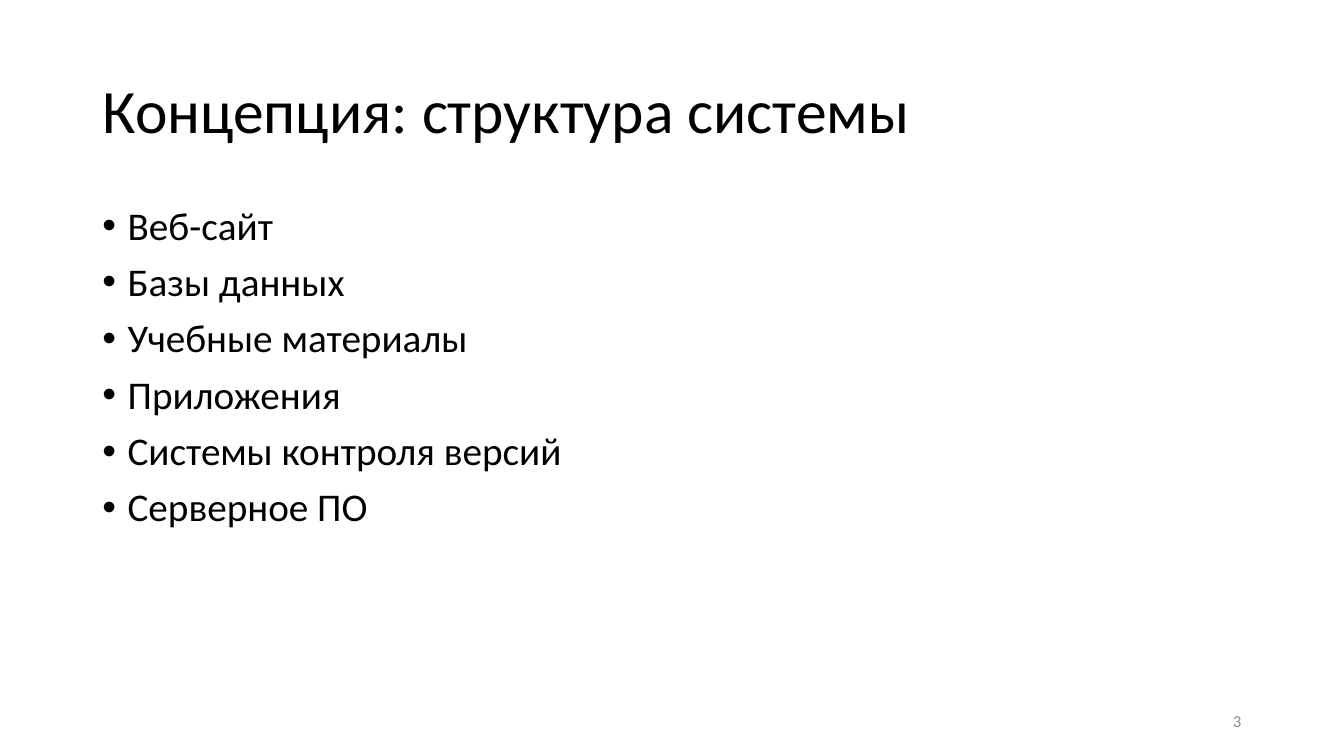
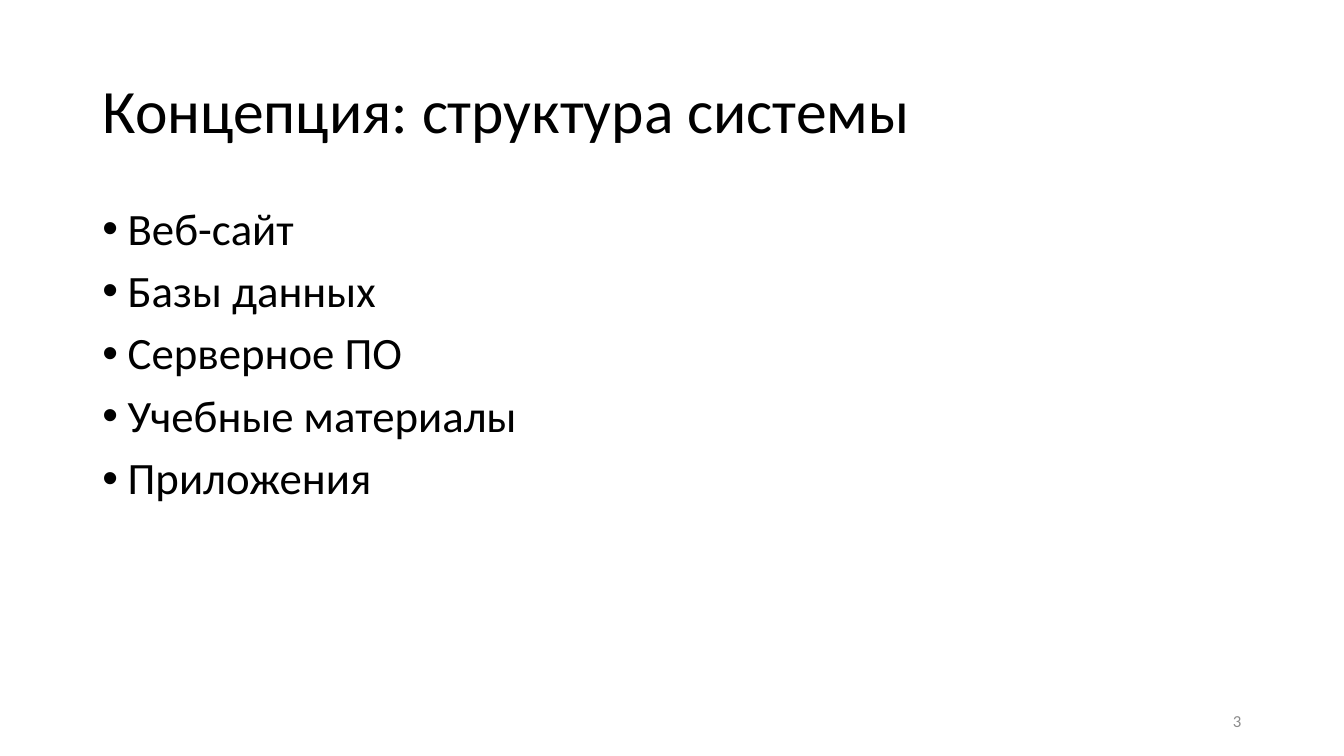
Before and after one commit to KerkDovan/GPO, a slide deck: slide 3 of Конференции/Международная научно-практическая конференция -Электронные средства и системы управления-/Выступление/Презентация.pptx. Drawn at 1344x756 pixels with LibreOffice and Linux fonts; fonts in the diff are those of the drawing. Boxes give left, top, right and bottom in pixels: in the first picture for what was removed or moved away, otherwise in the second. Text is boxed around its words. In the diff, an @@ line names an element or a change of style, - is before the commit and + after.

```diff
--- a/Конференции/Международная научно-практическая конференция -Электронные средства и системы управления-/Выступление/Презентация.pptx
+++ b/Конференции/Международная научно-практическая конференция -Электронные средства и системы управления-/Выступление/Презентация.pptx
@@ text at box(128, 214, 517, 502): size 28 to 32 pt in "Веб-сайт", "Базы данных", "Учебные материалы", "Приложения" @@
@@ text at box(128, 340, 403, 377): paragraph added @@
+• Серверное ПО
@@ text at box(128, 438, 562, 528): paragraphs removed @@
-• Системы контроля версий
-• Серверное ПО
```
Also in this commit, not shown: 6 other slides changed, 3 slides removed, 3 other files.
